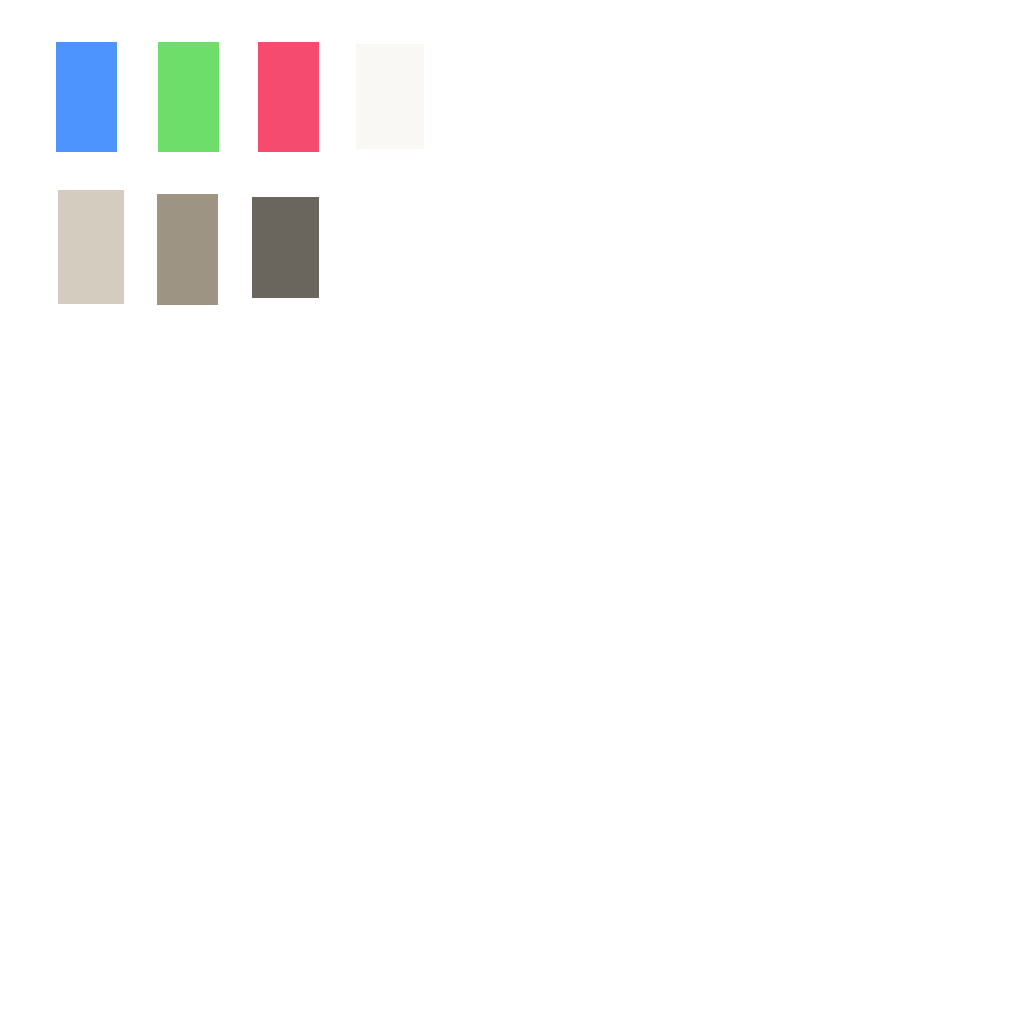
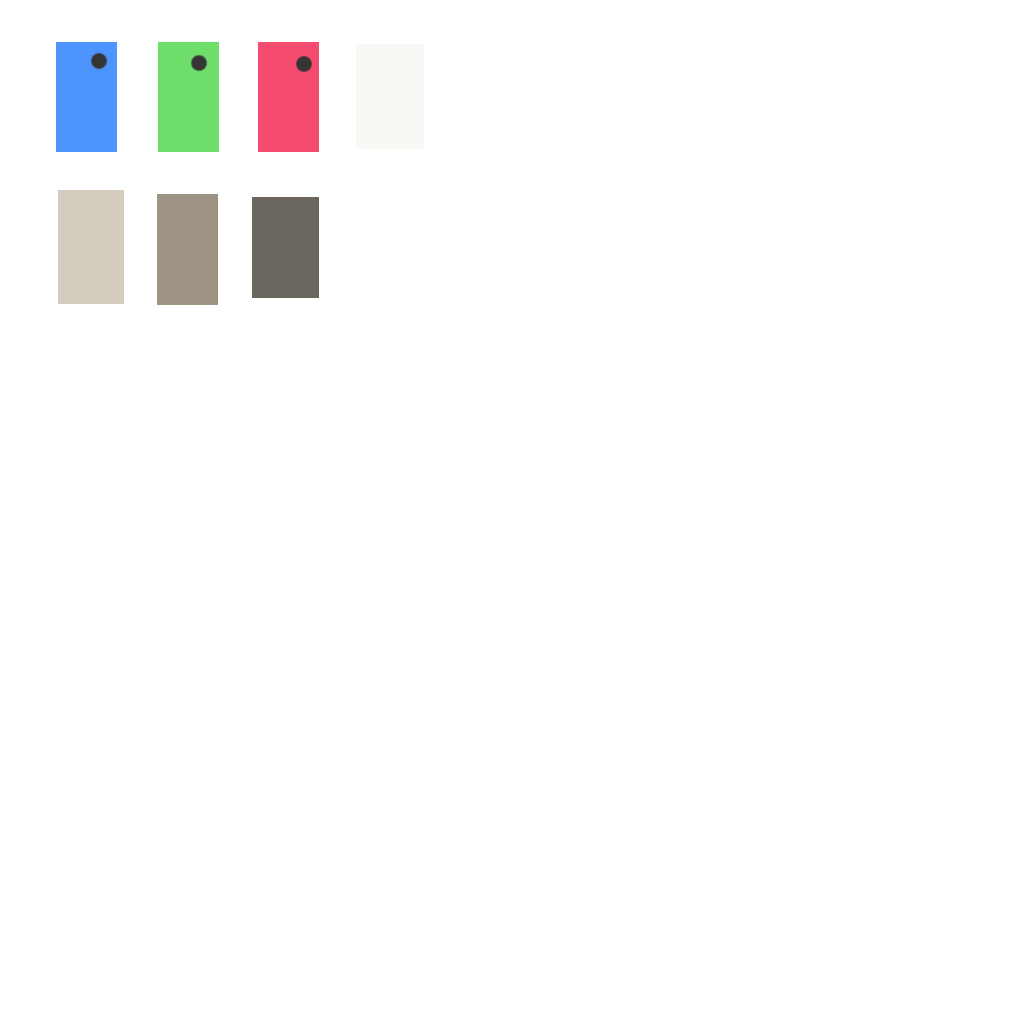
Revision of a layered 1024×1024 image; what changed, layer by layer:
painted on "Layer 1" over [90, 52, 313, 73]
